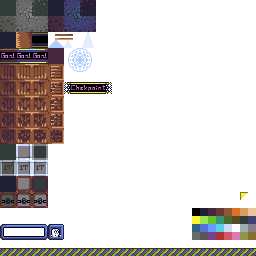
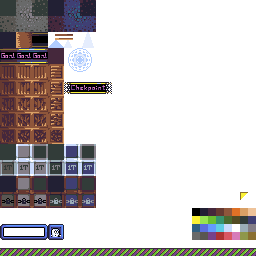
Comparing the layer stacks of the two 256x256 images. Changes:
painted on "new" over [48, 144, 96, 208]
